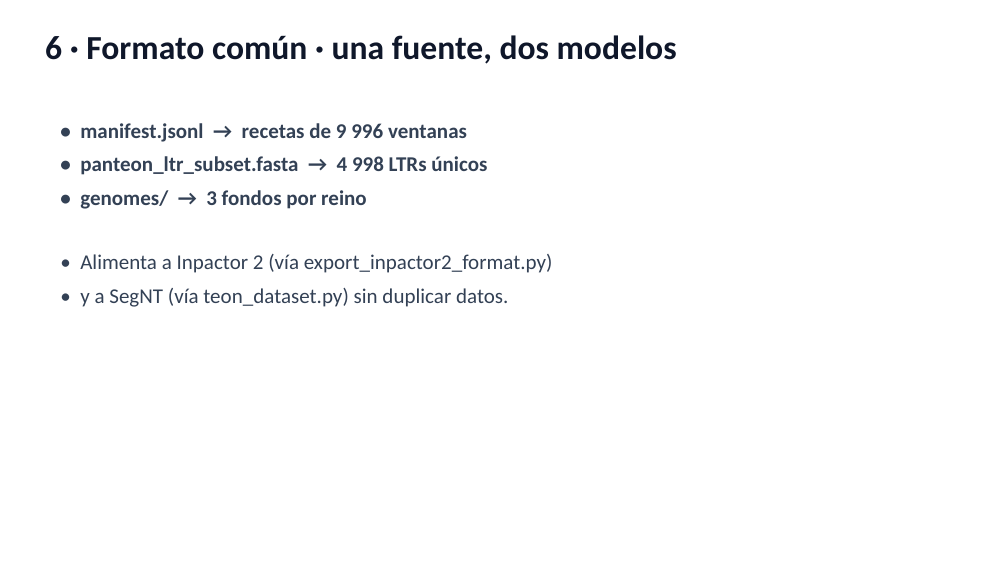
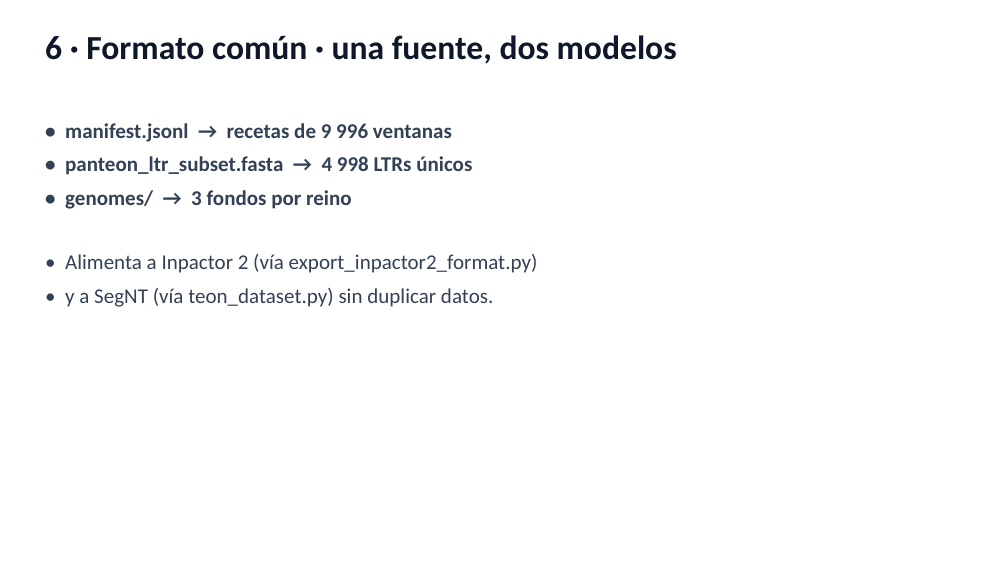
Before and after one commit to Inpactor3/Inpactor3-SegNT, a slide deck: slide 7 of docs/presentacion_final.pptx. Drawn at 1008x567 pixels with LibreOffice and Linux fonts; fonts in the diff are those of the drawing. Boxes give left, top, right and bottom in pixels: in the first picture for what was removed or moved away, otherwise in the second. Text is boxed around its words. In the diff, an @@ line names an element or a change of style, - is before the commit and + after.

Commit message:
docs: add training curves to presentation (SegNT + Inpactor 2)

```diff
--- a/docs/presentacion_final.pptx
+++ b/docs/presentacion_final.pptx
@@ text "• manifest.jsonl → recetas de ...": place and size @@
-text "• manifest.jsonl → recetas de ..." at [80, 123, 553, 307]
+text "• manifest.jsonl → recetas de ..." at [65, 123, 538, 307]
```
Also in this commit, not shown: 17 other slides changed, 1 slide added, 1 slide removed, 5 other files.
